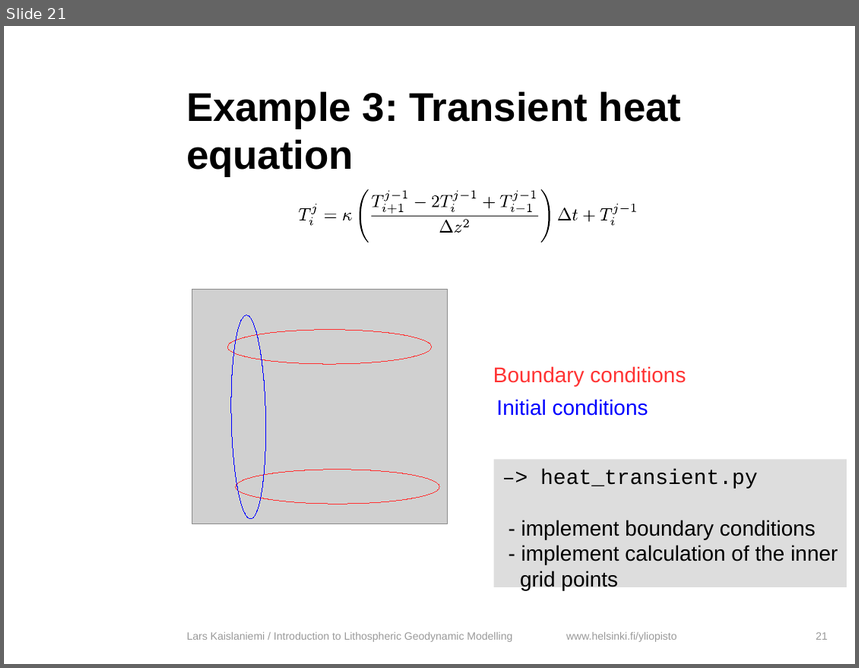
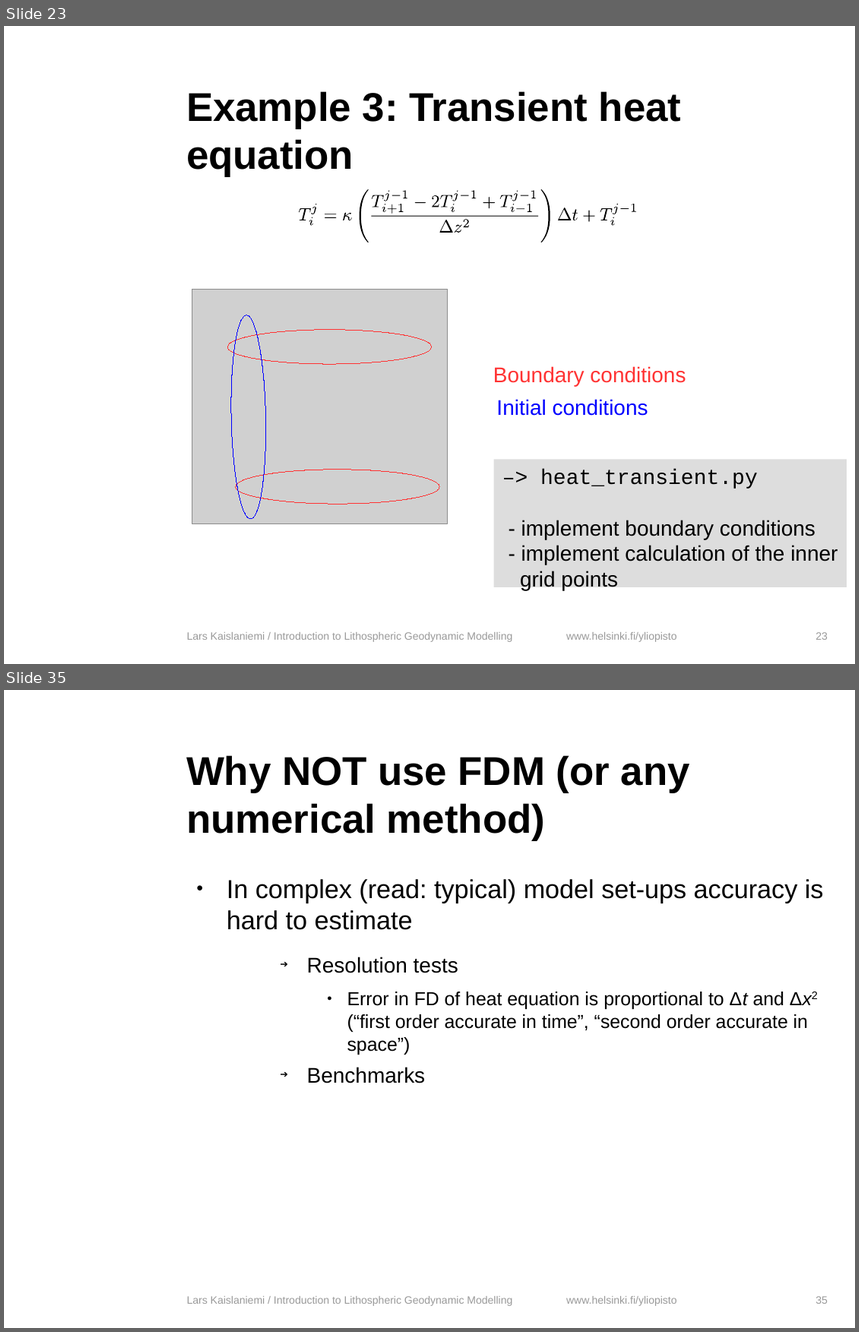
Before and after one commit to HUGG/NGWM2016-modelling-course, a slide deck: Lessons/05-Finite-differences/finite_differences.odp. Shown one above the other, each under a label of ours: slide 21 before the commit, slides 23 and 35 after it; the slides between them are not shown. The pictures are 859x668 and 859x1332 pixels, drawn with LibreOffice and Linux fonts; fonts in the diff are those of the drawing; grey boxes stand for pictures; background and template pictures are left out. Boxes give left, top, right and bottom in pixels: in the first picture for what was removed or moved away, otherwise in the second. Text is boxed around its words. In the diff, an @@ line names an element or a change of style, - is before the commit and + after.

```diff
--- a/Lessons/05-Finite-differences/finite_differences.odp
+++ b/Lessons/05-Finite-differences/finite_differences.odp
@@ slide 35 added at [4, 690, 855, 1328], background #FFFFFF; not listed: 1 template element that a slide beside it also shows @@
@@ title added at [186, 755, 690, 841], 34 pt, text #000000, bold @@
+Why NOT use FDM (or any numerical method)
@@ text added at [227, 879, 824, 1084], 16 pt, text #000000 @@
+● In complex (read: typical) model set-ups accuracy is hard to estimate
+    ➔ Resolution tests
+      ● Error in FD of heat equation is proportional to Δt and Δx2
+        (“first order accurate in time”, “second order accurate in space”)
+    ➔ Benchmarks
@@ text added at [187, 1296, 512, 1306], 9 pt, text #999999 @@
+Lars Kaislaniemi / Introduction to Lithospheric Geodynamic Modelling
@@ page number added at [816, 1296, 828, 1304], 9 pt, text #999999 @@
+35
@@ what was slide 21 is now slide 23 @@
@@ page number at [816, 632, 828, 640]: text changed @@
-21
+23
```
Also in this commit, not shown: 22 slides changed, 10 other slides added, 4 other files.
